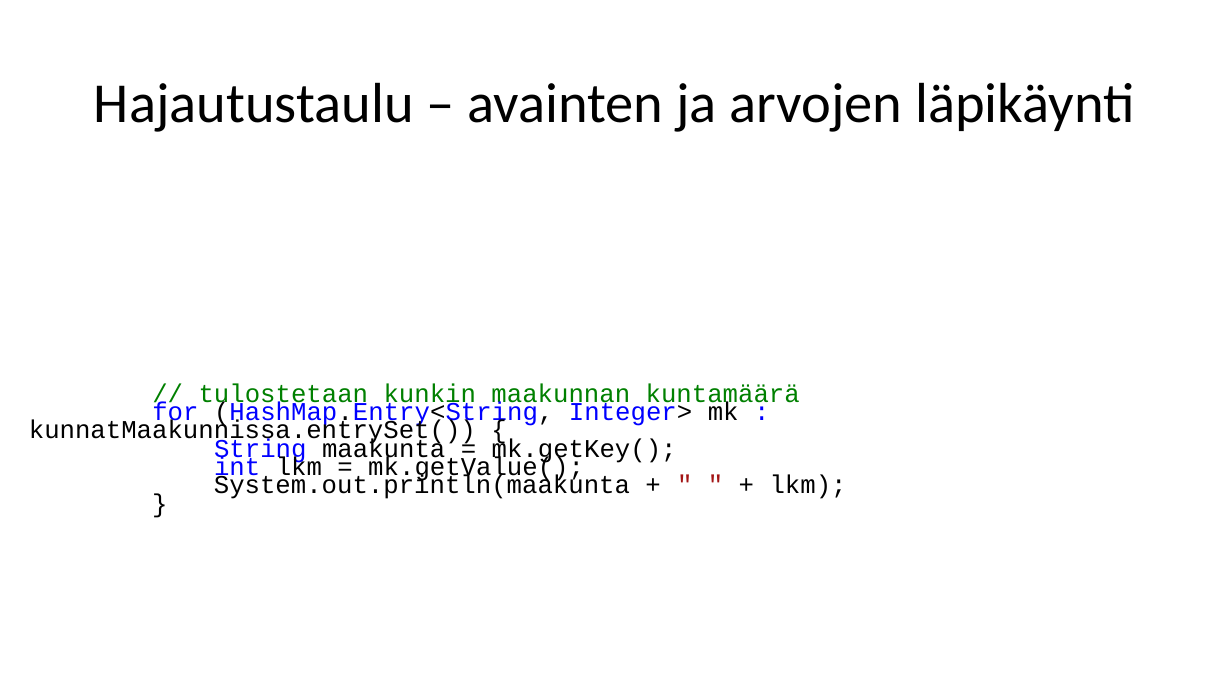
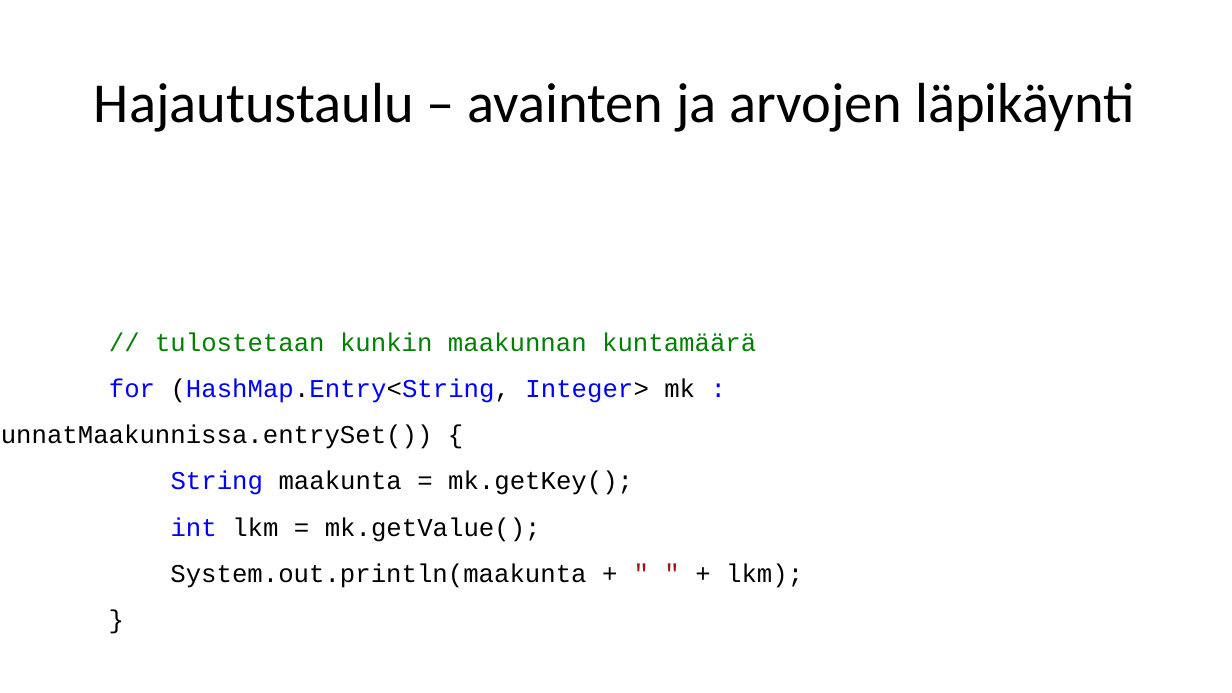
Before and after one commit to lpemake/TrakTite24, a slide deck: slide 111 of Tietorakenteet ja algoritmit 2025.pptx. Drawn at 1232x693 pixels with LibreOffice and Linux fonts; fonts in the diff are those of the drawing. Boxes give left, top, right and bottom in pixels: in the first picture for what was removed or moved away, otherwise in the second. Text is boxed around its words. In the diff, an @@ line names an element or a change of style, - is before the commit and + after.

```diff
--- a/Tietorakenteet ja algoritmit 2025.pptx
+++ b/Tietorakenteet ja algoritmit 2025.pptx
@@ text "// tulostetaan kunkin maakunnan kuntamäärä": place and size @@
-text "// tulostetaan kunkin maakunnan kuntamäärä" at (29,383,847,499)
+text "// tulostetaan kunkin maakunnan kuntamäärä" at (0,332,803,588)
@@ text "// tulostetaan kunkin maakunnan kuntamäärä" at (0,332,803,588): line spacing 14.2pt to 1.5 @@
```
Also in this commit, not shown: 2 other files.
